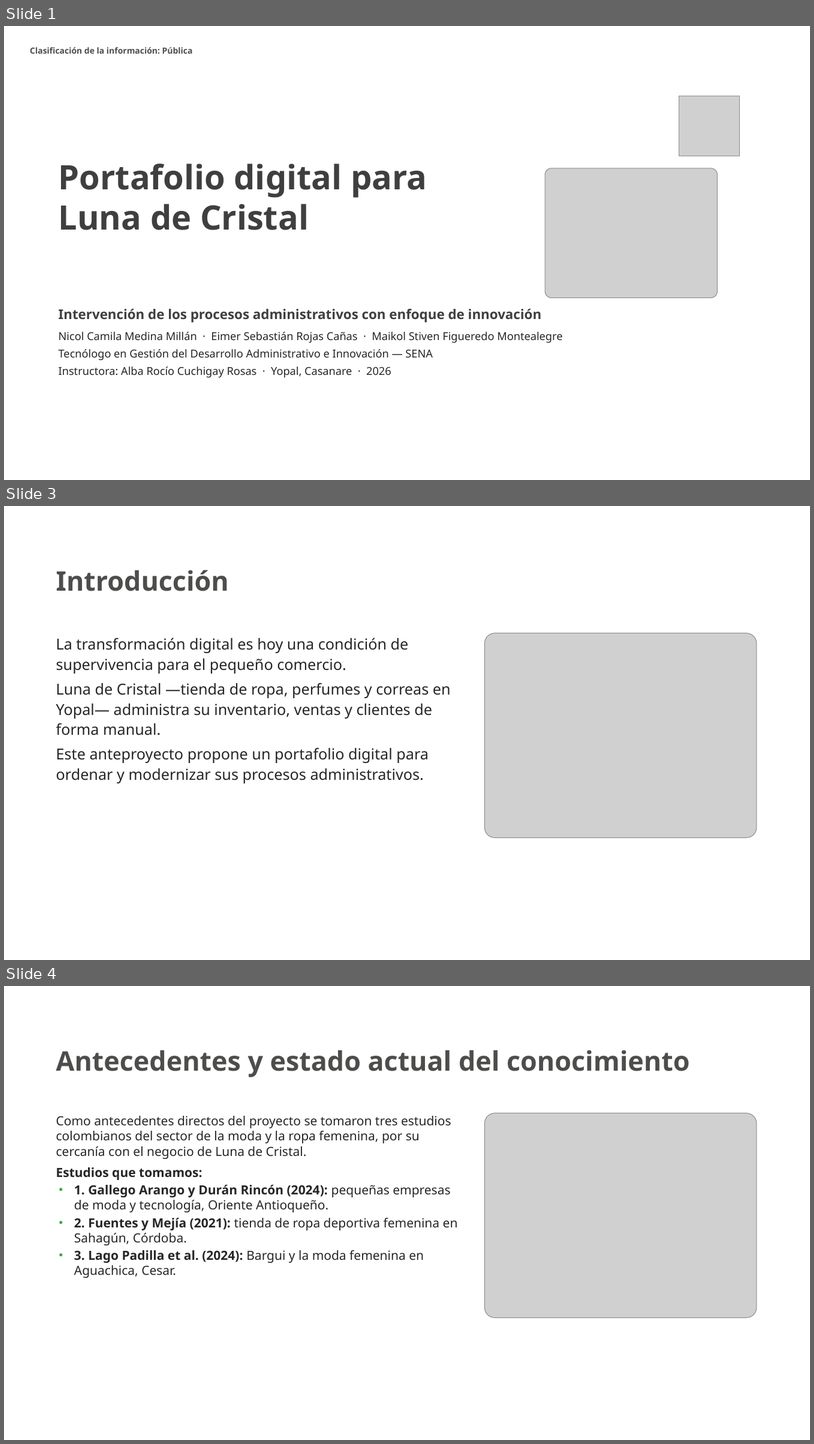
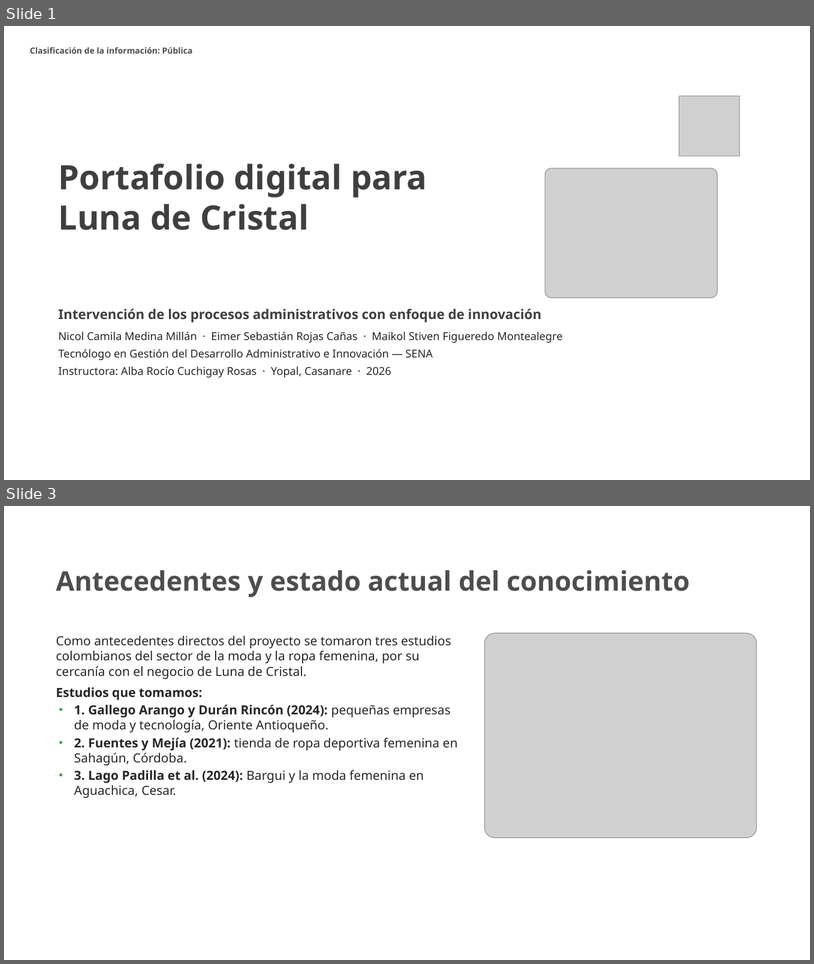
Before and after one commit to nayraclaud-glitch/Trabjo-De-eEstudio, a slide deck: Luna_de_Cristal_Presentacion_SENA.pptx. Shown one above the other, each under a label of ours: slides 1, 3 and 4 before the commit, slides 1 and 3 after it; the slides between them are not shown. The pictures are 814x1444 and 814x964 pixels, drawn with LibreOffice and Linux fonts; fonts in the diff are those of the drawing; grey boxes stand for pictures; background and template pictures are left out. Boxes give left, top, right and bottom in pixels: in the first picture for what was removed or moved away, otherwise in the second. Text is boxed around its words. In the diff, an @@ line names an element or a change of style, - is before the commit and + after.

```diff
--- a/Luna_de_Cristal_Presentacion_SENA.pptx
+++ b/Luna_de_Cristal_Presentacion_SENA.pptx
@@ slide 3 removed at <box>4,506,810,960</box>, background picture (left out) @@
@@ text removed at <box>56,570,229,591</box> @@
-Introducción
@@ text removed at <box>56,637,451,783</box> @@
-La transformación digital es hoy una condición de supervivencia para el pequeño comercio.
-Luna de Cristal —tienda de ropa, perfumes y correas en Yopal— administra su inventario, ventas y clientes de forma manual.
-Este anteproyecto propone un portafolio digital para ordenar y modernizar sus procesos administrativos.
@@ picture removed at <box>485,633,757,838</box> @@
@@ what was slide 4 is now slide 3 @@
```
Also in this commit, not shown: 3 slides changed, 1 other file.
